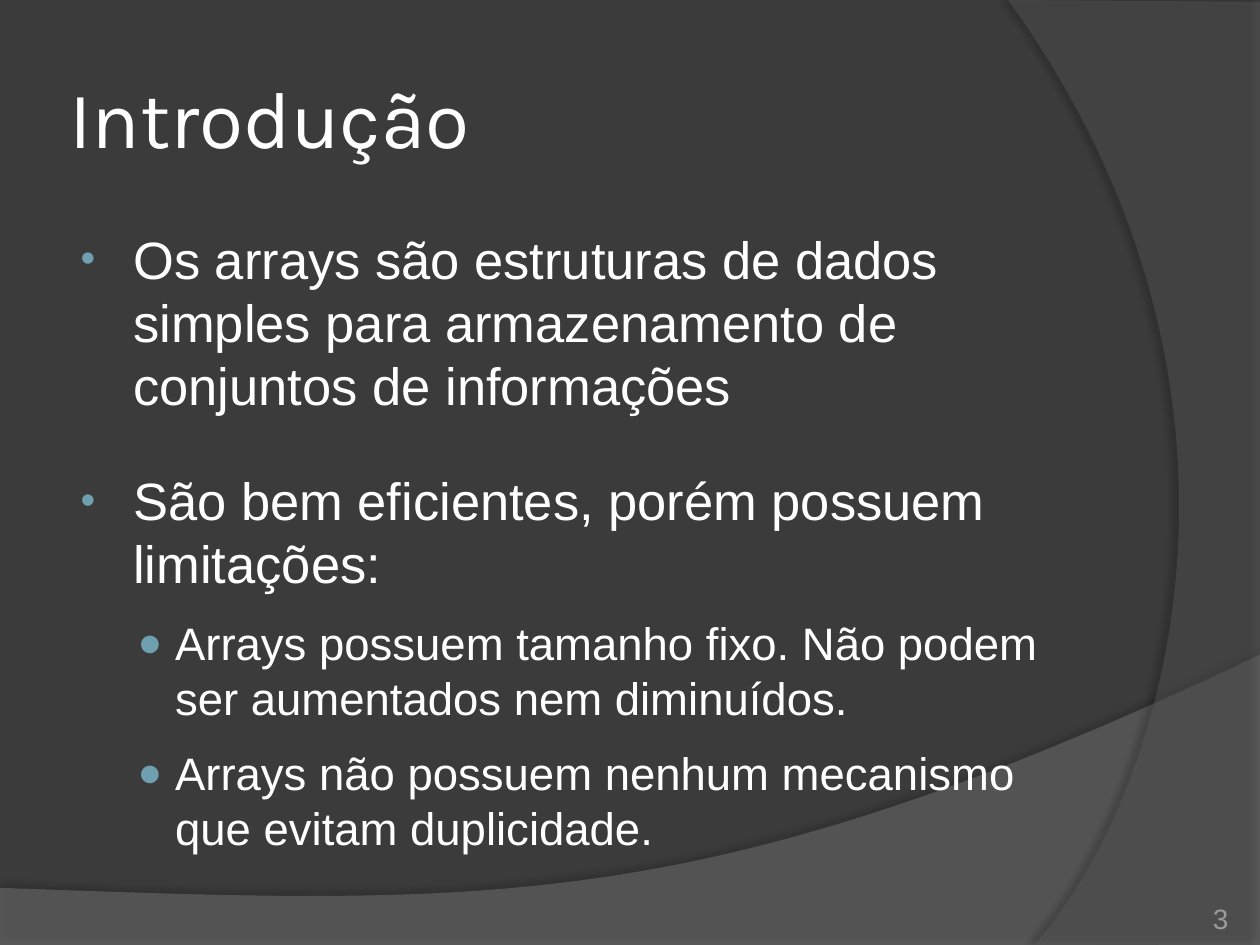
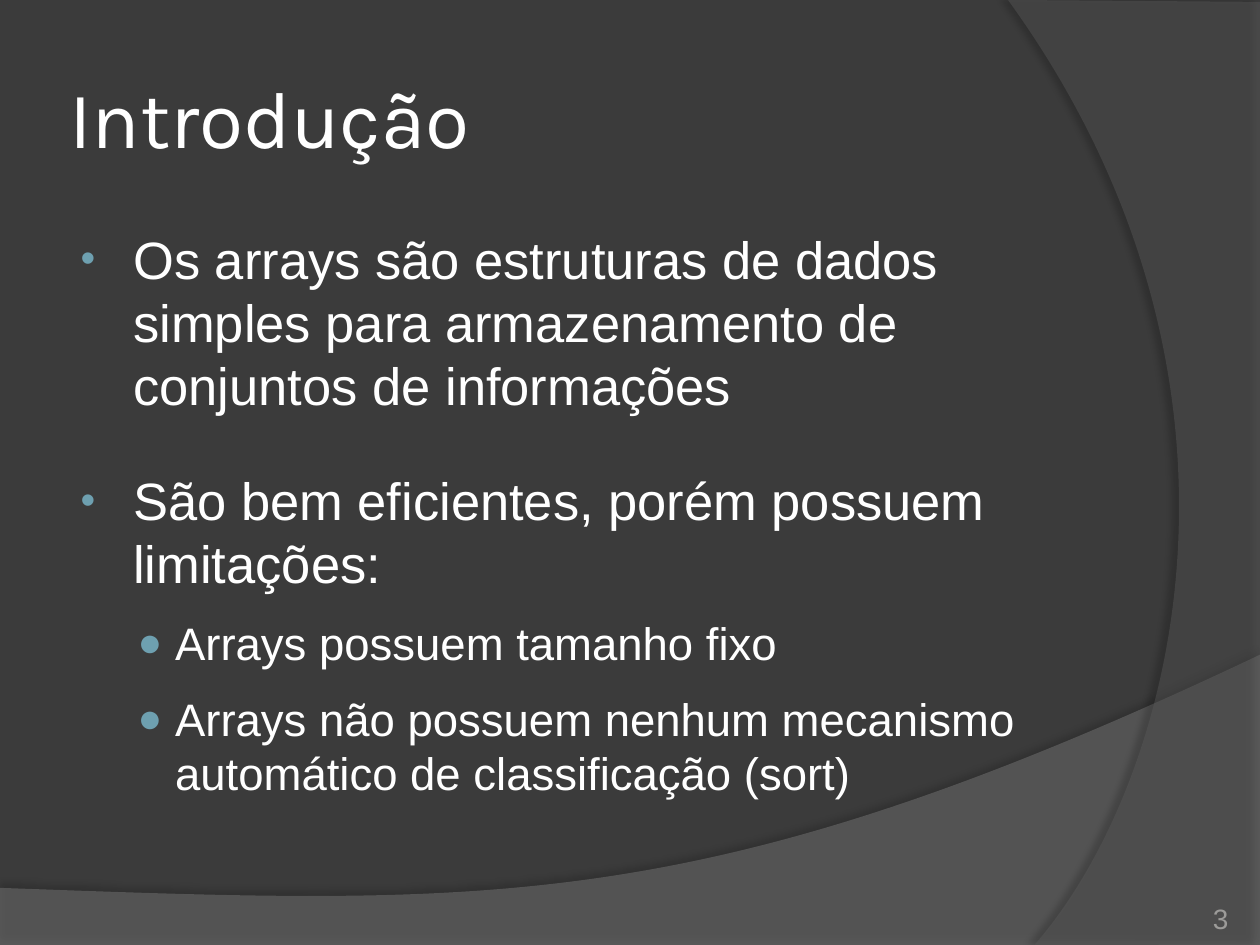
Before and after one commit to duchesqui/slzvieira-training, a slide deck: slide 3 of 2-Java-Programmer-Modulo-II/10.Capitulo04.pptx. Drawn at 1260x945 pixels with LibreOffice and Linux fonts; fonts in the diff are those of the drawing. Boxes give left, top, right and bottom in pixels: in the first picture for what was removed or moved away, otherwise in the second. Text is boxed around its words. In the diff, an @@ line names an element or a change of style, - is before the commit and + after.

```diff
--- a/2-Java-Programmer-Modulo-II/10.Capitulo04.pptx
+++ b/2-Java-Programmer-Modulo-II/10.Capitulo04.pptx
@@ text at (x1=175, y1=627, x2=1015, y2=800): text changed @@
-  ● Arrays possuem tamanho fixo. Não podem ser aumentados nem diminuídos.
-  ● Arrays não possuem nenhum mecanismo que evitam duplicidade.
+  ● Arrays possuem tamanho fixo
+  ● Arrays não possuem nenhum mecanismo automático de classificação (sort)
```
Also in this commit, not shown: 5 other slides changed, 7 slides added, 32 other files.
